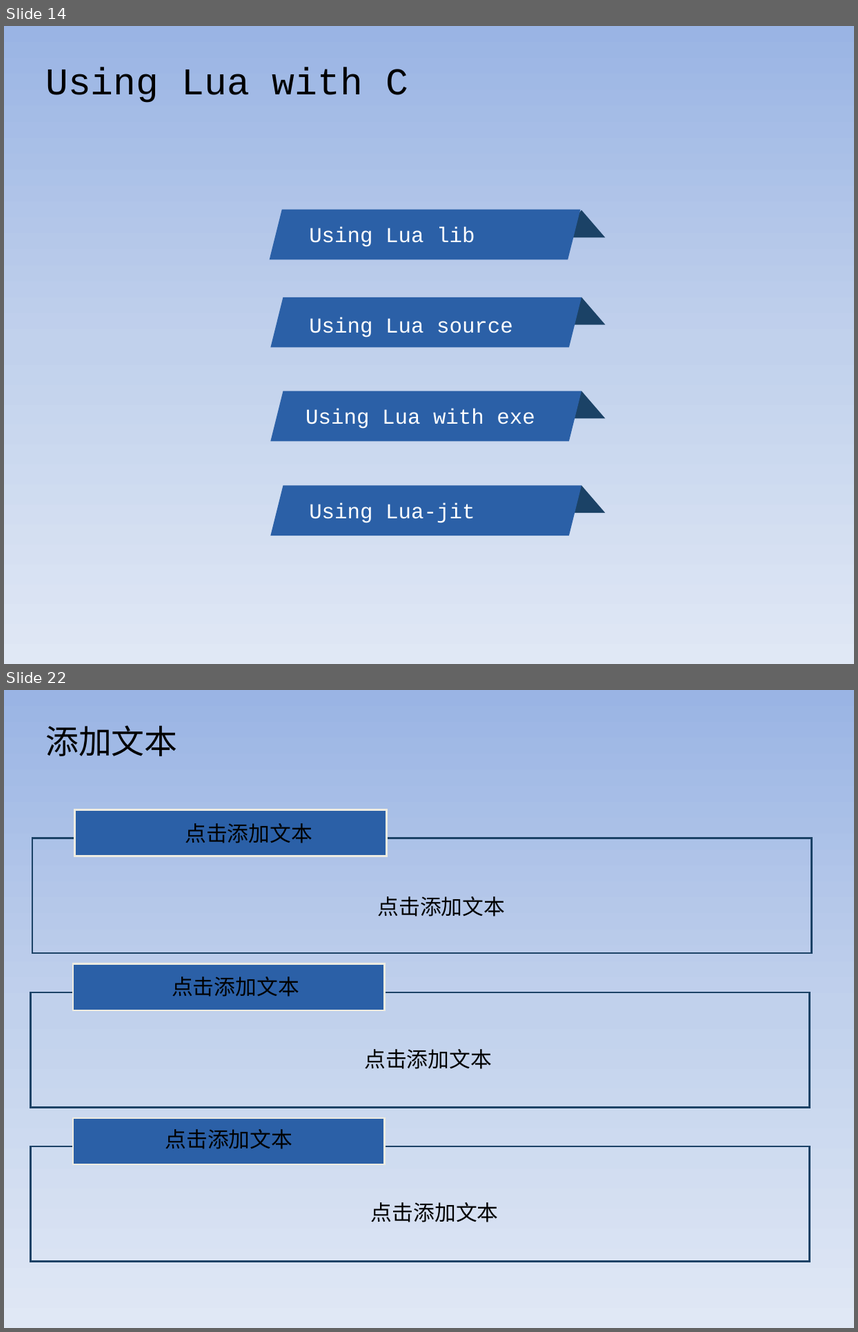
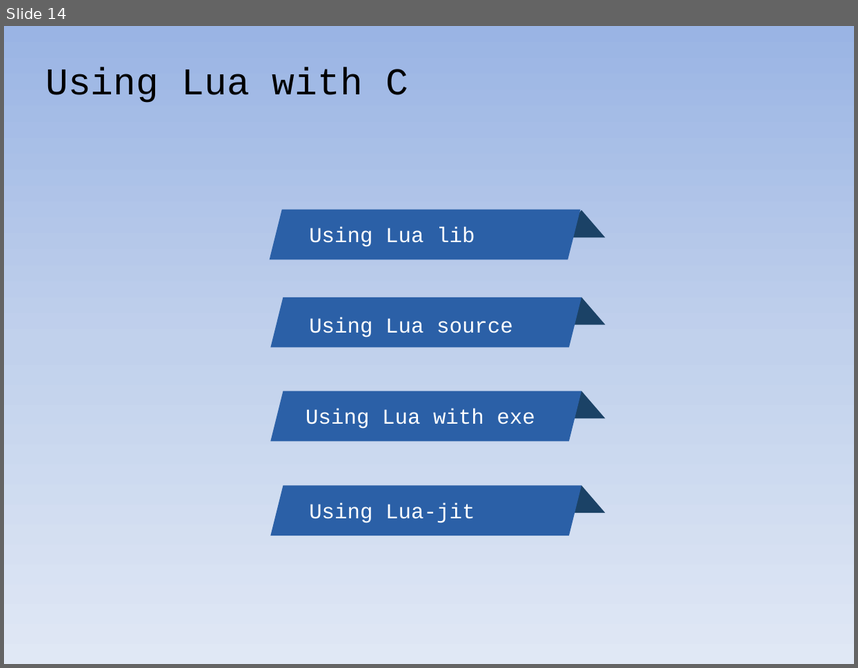
Before and after one commit to warmwine/newbie-clua, a slide deck: doc/newbie-clua.pptx. Shown one above the other, each under a label of ours: slides 14 and 22 before the commit, slide 14 after it; the slides between them are not shown. The pictures are 858x1332 and 858x668 pixels, drawn with LibreOffice and Linux fonts; fonts in the diff are those of the drawing. Boxes give left, top, right and bottom in pixels: in the first picture for what was removed or moved away, otherwise in the second. Text is boxed around its words. In the diff, an @@ line names an element or a change of style, - is before the commit and + after.

```diff
--- a/doc/newbie-clua.pptx
+++ b/doc/newbie-clua.pptx
@@ slide 22 removed at (4,690,854,1328), background gradient #9AB5E4 to #C2D1ED to #E1E8F5 @@
@@ text removed at (45,725,177,756) @@
-添加文本
@@ rectangle removed at (74,810,386,856) @@
@@ text removed at (185,823,312,843) @@
-点击添加文本
@@ rectangle removed at (32,838,811,953) @@
@@ text removed at (377,896,505,916) @@
-点击添加文本
@@ rectangle removed at (73,964,385,1010) @@
@@ text removed at (172,976,299,996) @@
-点击添加文本
@@ rectangle removed at (30,992,810,1107) @@
@@ text removed at (364,1049,492,1069) @@
-点击添加文本
@@ rectangle removed at (73,1118,385,1164) @@
@@ text removed at (165,1129,292,1149) @@
-点击添加文本
@@ rectangle removed at (30,1147,810,1261) @@
@@ text removed at (371,1202,499,1222) @@
-点击添加文本
```
Also in this commit, not shown: 6 slides changed, 11 slides added, 8 other slides removed.
